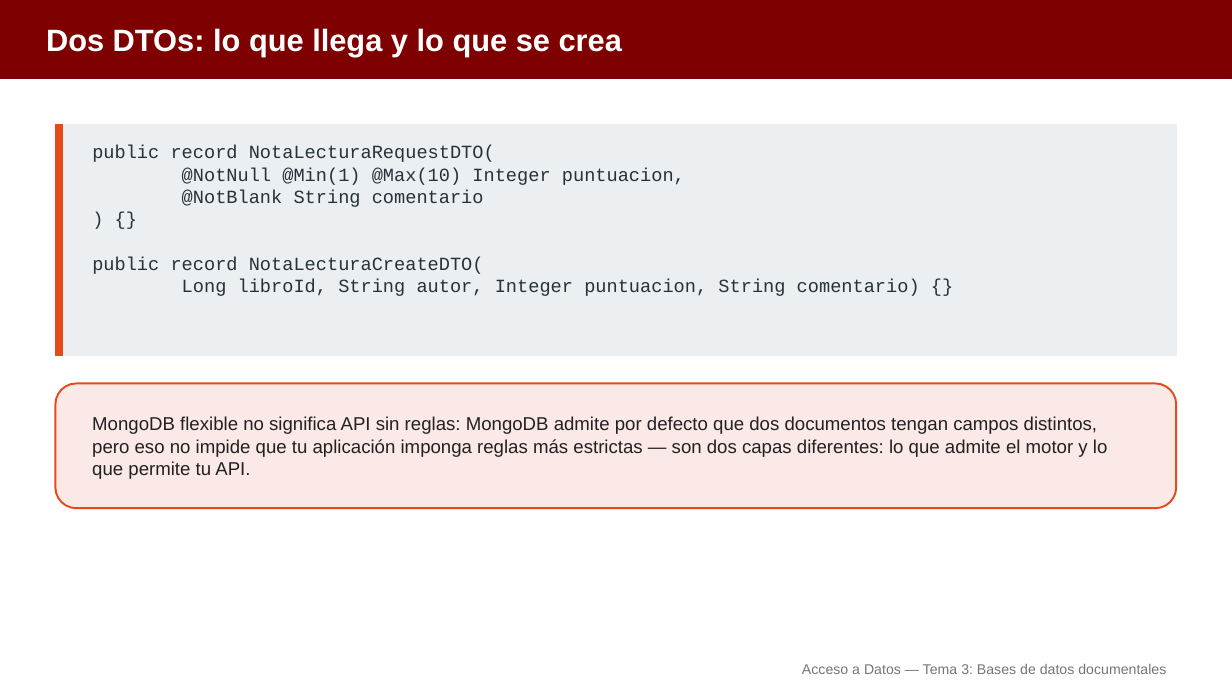
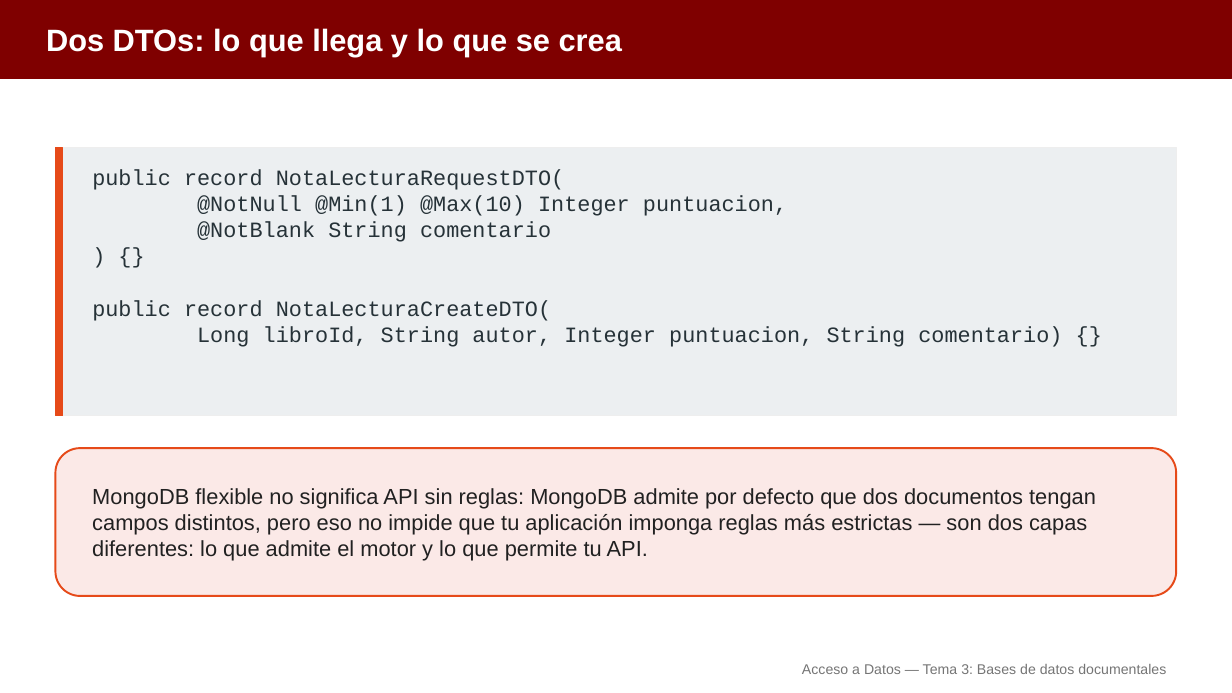
Before and after one commit to aitorventura/acceso-a-datos, a slide deck: slide 22 of tema3/diapositivas/conexion-mongodb.pptx. Drawn at 1232x693 pixels with LibreOffice and Linux fonts; fonts in the diff are those of the drawing. Boxes give left, top, right and bottom in pixels: in the first picture for what was removed or moved away, otherwise in the second. Text is boxed around its words. In the diff, an @@ line names an element or a change of style, - is before the commit and + after.

```diff
--- a/tema3/diapositivas/conexion-mongodb.pptx
+++ b/tema3/diapositivas/conexion-mongodb.pptx
@@ rectangle: place and size @@
-rectangle at <box>55,125,1177,356</box>
+rectangle at <box>55,148,1177,416</box>
@@ rectangle: place and size @@
-rectangle at <box>55,125,63,356</box>
+rectangle at <box>55,148,63,416</box>
@@ text "public record NotaLecturaRequestDTO(": place and size @@
-text "public record NotaLecturaRequestDTO(" at <box>92,145,920,296</box>
+text "public record NotaLecturaRequestDTO(" at <box>92,169,1062,347</box>
@@ text "public record NotaLecturaRequestDTO(" at <box>92,169,1062,347</box>: size 14.5 to 17 pt @@
@@ rounded rectangle: place and size @@
-rounded rectangle at <box>55,384,1177,508</box>
+rounded rectangle at <box>55,448,1177,596</box>
@@ text "MongoDB flexible no significa API ..." at <box>92,488,1096,561</box>: size 14.5 to 17 pt @@
@@ text "MongoDB flexible no significa API ...": place and size @@
-text "MongoDB flexible no significa API ..." at <box>92,416,1107,479</box>
+text "MongoDB flexible no significa API ..." at <box>92,488,1096,561</box>
```
Also in this commit, not shown: 26 other slides changed, 15 other files.
